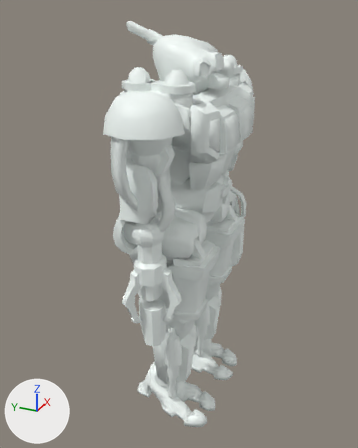
Two versions of the COLLADA model Objects3d/strikecom_4.dae, one commit apart.
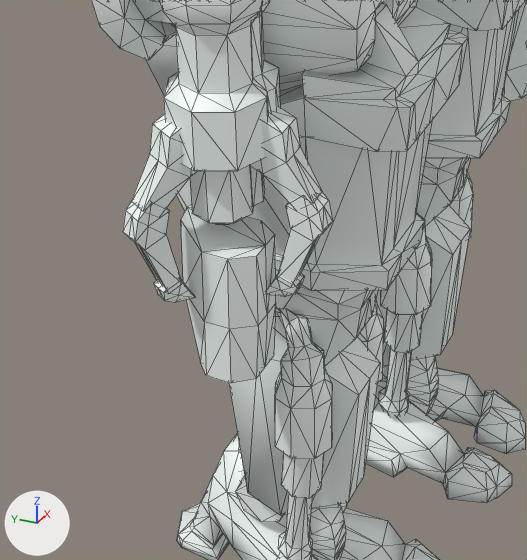
There are two pictures of each version: one whole from a 50 mm camera at (-75.7, -34.5, 74.2) aimed at (0.9, -0.1, 35.9), one close up on the part from 24% to 66% of the width and 53% to 89% of the height. Arrows for +X, +Y and +Z are at lower left; the lights stay in place. The close-ups show mesh edges as thin lines. Where no turn or scale is listed for an object, it has been applied to the vertices.

Script lines for the objects in view, before the commit:
```python
me_cylinder_038 = bpy.data.meshes.new('Cylinder.038')
me_cylinder_038.from_pydata(...)  # 50 vertices, 96 faces; spans x -1.82..1.7, y -1.22..2.91, z -21.15..-13.11
me_cylinder_038.materials.append(mat_armor_002)  # white #f7fffc
me_cylinder_039 = bpy.data.meshes.new('Cylinder.039')
me_cylinder_039.from_pydata(...)  # 376 vertices, 724 faces; spans x -3.8..3.6, y -6.3..5.7, z -20.8..2.1
me_cylinder_039.materials.append(mat_armor_002)  # white #f7fffc
me_cylinder_053 = bpy.data.meshes.new('Cylinder.053')
me_cylinder_053.from_pydata(...)  # 348 vertices, 614 faces; spans x -5.0..5.1, y -6.3..3.4, z -19.1..7.5
me_cylinder_053.materials.append(mat_armor_002)  # white #f7fffc
ob_calfleft = bpy.data.objects.new('CalfLeft', me_cylinder_053)
ob_calfleft.location = (7.36, -0.38, 21.21)
ob_gun = bpy.data.objects.new('Gun', me_cylinder_039)
ob_gun.location = (17.41, -1.69, 41.55)
ob_undergun = bpy.data.objects.new('UnderGun', me_cylinder_038)
ob_undergun.location = (-14.4, -2.86, 42.15)
# also in view: 'HandRight' at (-14.1, -0.2, 36.4); 'FootLeft' at (7.4, -2.4, 4.6); 'AssRight' at (-7.5, -1.2, 37.4); 'FingerA' at (-16.6, -0.4, 30.2); 'CalfRight' at (-6.8, -1.8, 15.4)
```
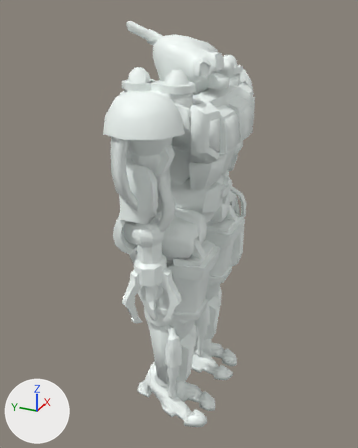
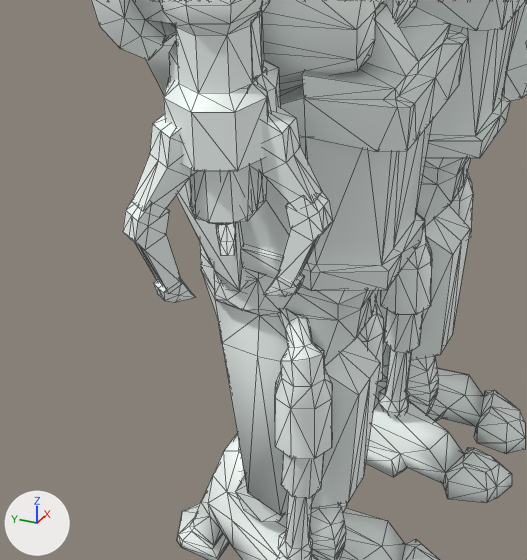
Location of each change, (x1, y1, x2, y2) in pixels of the close-ups (527 x 560 px):
```json
{"object": "UnderGun", "change": "moved", "before": [181, 204, 276, 383], "after": [169, 41, 267, 225]}
```

Edits to the scene script, one JSON object a line:
```json
{"op": "set", "path": "ob_undergun.location", "old": "(-14.4, -2.86, 42.15)", "new": "(-13.97, -2.36, 50.65)"}
```
